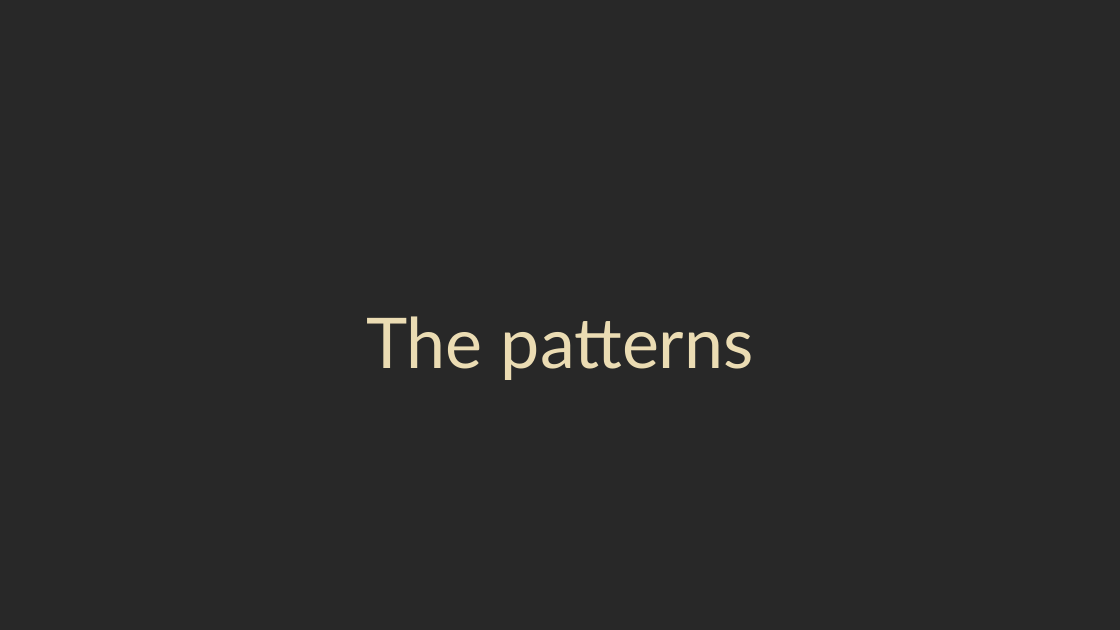
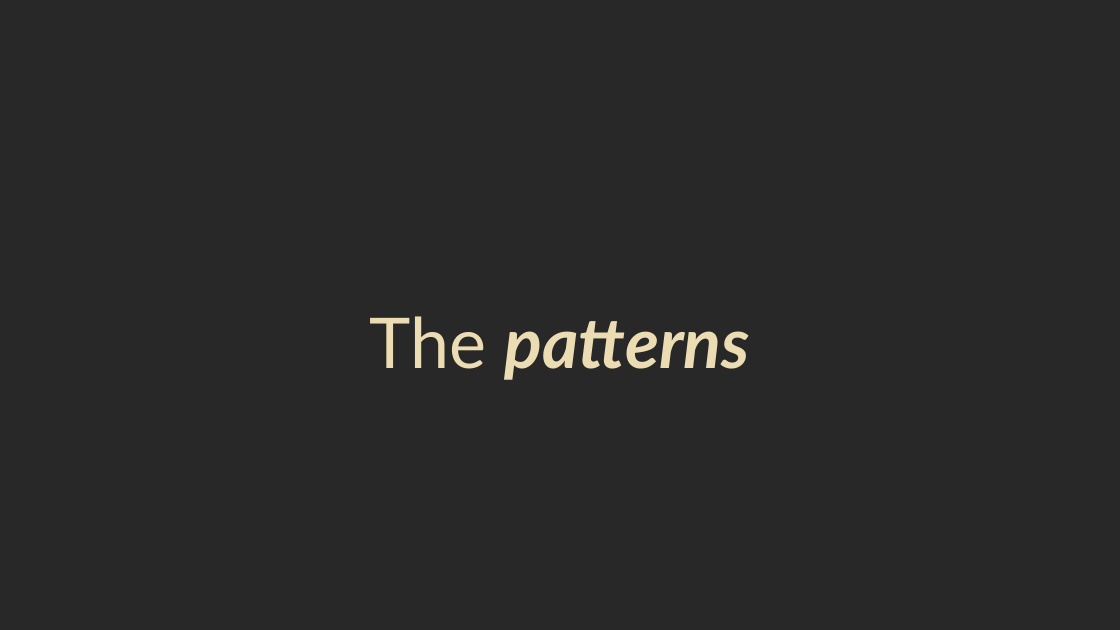
Before and after one commit to theaj42/presentations, a slide deck: slide 21 of Agentic_Threat_Intel/2026-01-21_DePaul-Presentation.pptx (slide 15 before the commit). Drawn at 1120x630 pixels with LibreOffice and Linux fonts; fonts in the diff are those of the drawing. Boxes give left, top, right and bottom in pixels: in the first picture for what was removed or moved away, otherwise in the second. Text is boxed around its words. In the diff, an @@ line names an element or a change of style, - is before the commit and + after.

```diff
--- a/Agentic_Threat_Intel/2026-01-21_DePaul-Presentation.pptx
+++ b/Agentic_Threat_Intel/2026-01-21_DePaul-Presentation.pptx
@@ title "The patterns" at (x1=370, y1=316, x2=750, y2=380): bold on, italic on in "patterns" @@
```
Also in this commit, not shown: 1 other slide changed, 6 slides added.
